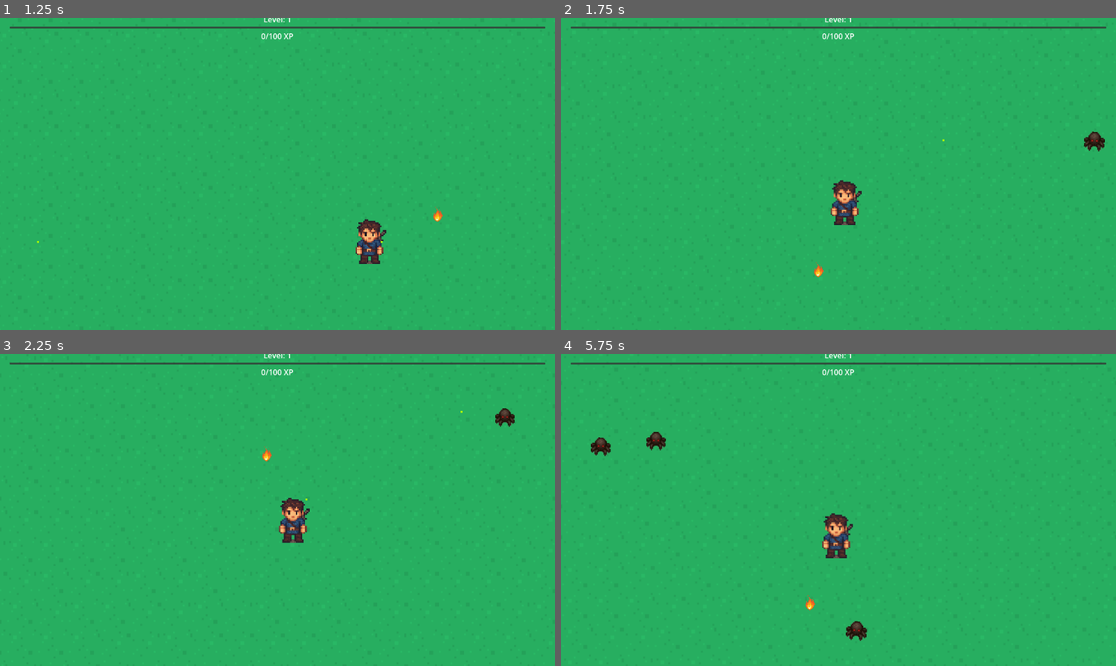
Above: before the commit, frames 1-4 (two rows, left to right).
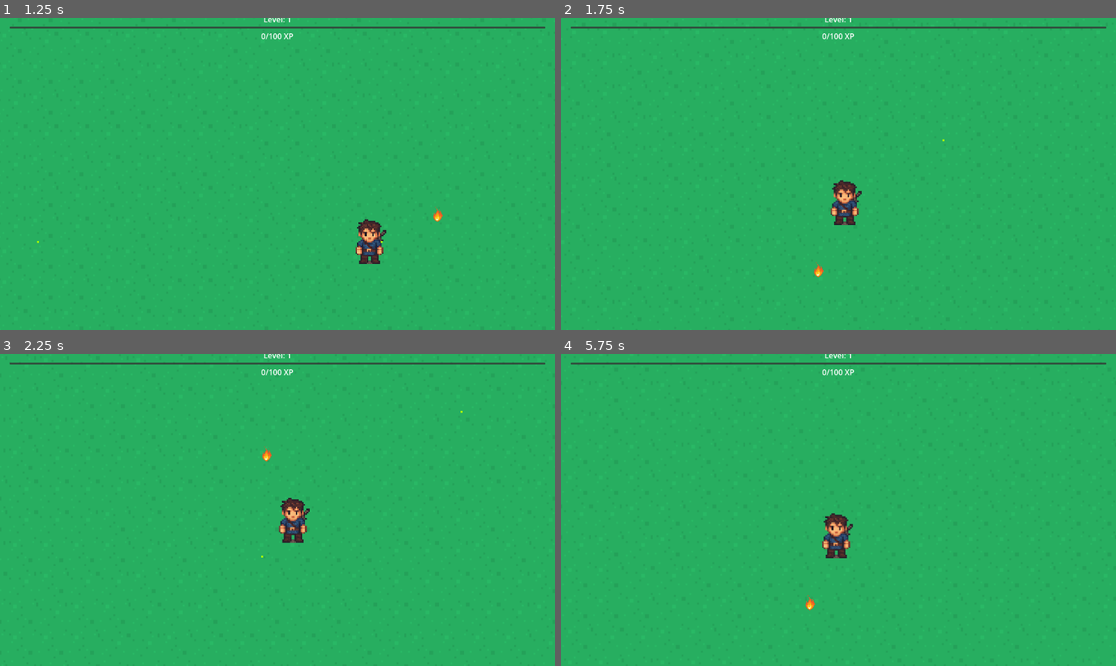
Above: after the commit, the same moments.

Repository: Sephon/PowerupSlayer
Game: Godot game, scene res://scenes/Main.tscn
Two runs of this game, one before a commit and one after it. Both use one fixed random seed, a clock stepped at 60 frames per second and the inputs below.
Inputs:
- Up to frame 1 (1.25 s): tap Enter at 0.5 s; hold D (move_right) from 0.53 s (still down)
- Up to frame 2 (1.75 s): release D (move_right) at 1.28 s; hold S (move_down) from 1.28 s (still down)
- Up to frame 3 (2.25 s): release S (move_down) at 2.03 s; hold D (move_right) from 2.03 s (still down)
- Up to frame 4 (5.75 s): release D (move_right) at 2.78 s; hold W (move_up) 2.78-3.53 s; hold A (move_left) 3.53-5.03 s; hold S (move_down) from 5.03 s (still down)

Frame 1 is identical in both runs. In frame 2, 0.2% of the frame differs, in the area x 94-98%, y 36-43%; in frame 3, 0.2%; in frame 4, 0.5%, in the area x 5-56%, y 24-92%.

Commit message:
Slight variation in animations and movement of enemies

Diff:
--- a/powerupslayer/scripts/enemy/enemy.gd
+++ b/powerupslayer/scripts/enemy/enemy.gd
@@ -1,6 +1,6 @@
 extends CharacterBody2D
 
-@export var speed := 50.0
+@export var speed := 150.0
 @export var damage := 10.0
 @export var attack_cooldown := 1.0
 @export var max_health := 50.0
@@ -34,16 +34,16 @@
 
 	# Randomize the animation parameters slightly for each enemy
 	var scale_variation = randf_range(0.05, 0.15)  # 5-15% scale variation
-	var rotation_variation = randf_range(0.05, 0.15)  # 5-15 degrees rotation
-	var animation_duration = randf_range(0.8, 1.2)  # Slightly random duration
-
+	var rotation_variation = randf_range(0.15, 0.25)  # 5-15 degrees rotation
+	var animation_duration = randf_range(0.5, 1.5)  # Slightly random duration
+	speed -= (animation_duration * 30) # Increases the speed of the enemy if the rotation is faster
 	# Scale up and rotate
 	animation_tween.tween_property(sprite, "scale", base_scale * (1 + scale_variation), animation_duration/2)
 	animation_tween.parallel().tween_property(sprite, "rotation", base_rotation + rotation_variation, animation_duration/2)
 
-	# Scale down and rotate back
-	animation_tween.tween_property(sprite, "scale", base_scale, animation_duration/2)
-	animation_tween.parallel().tween_property(sprite, "rotation", base_rotation, animation_duration/2)
+	# Scale down and rotate back to opposite
+	animation_tween.tween_property(sprite, "scale", base_scale * (1 - scale_variation), animation_duration/2)
+	animation_tween.parallel().tween_property(sprite, "rotation", base_rotation - rotation_variation, animation_duration/2)
 
 func _physics_process(_delta):
 	if not target:
--- a/powerupslayer/scripts/enemy/spawner.gd
+++ b/powerupslayer/scripts/enemy/spawner.gd
@@ -1,8 +1,8 @@
 extends Node2D
 
-@export var spawn_radius := 200.0
-@export var max_enemies := 50
-@export var spawn_interval := 1.0
+@export var spawn_radius := 1500.0
+@export var max_enemies := 150
+@export var spawn_interval := .5
 
 var enemy_scene: PackedScene
 var spawn_queue: Array[Vector2] = []
